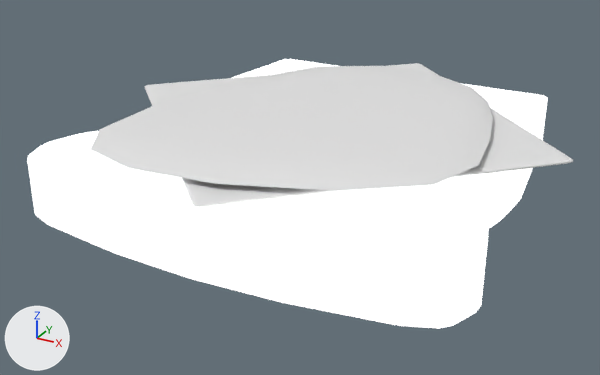
The Blender file UnityProject - AussieClassics/Assets/Models/VegemiteToast.blend: old version first, new version second.
One viewpoint serves both versions: a camera (50 mm lens) standing at (35.8, -71.9, 33.6) and looking at (-1.9, -3.4, -0.6). Lighting does not change. The marker at lower left points along +X, +Y and +Z.

In view in the first picture: 'BreadSlice', 'Cheese', 'Vegemite'.
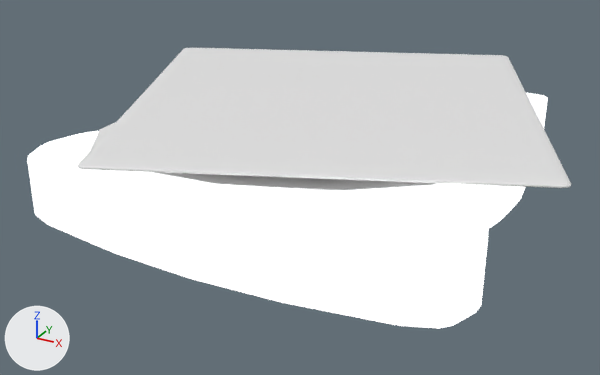
Diff of the bpy script that builds the scene:
```diff
--- a/UnityProject - AussieClassics/Assets/Models/VegemiteToast.blend.py
+++ b/UnityProject - AussieClassics/Assets/Models/VegemiteToast.blend.py
@@ me_cube_002 @@
 me_cube_002.from_pydata(...)  # 1089 vertices, 1024 faces; spans x -2.42..2.42, y -2.42..2.42, z 0.6
 # used by ob_cheese; location = (0.0, 0.0, 0.29); scale = (10.0, 10.0, 10.0)
+# me_cube_002 part 1: the whole mesh is turned -21.9 degrees about the z axis through its middle and scaled by 1.16
@@ ob_cheese @@
 ob_cheese = bpy.data.objects.new('Cheese', me_cube_002)
-ob_cheese.location = (0.0, 0.0, 0.29)
+ob_cheese.location = (0.0, 0.0, 2.17)
 ob_cheese.scale = (10.0, 10.0, 10.0)
```

Location of each change, (x1, y1, x2, y2) in pixels of the pictures (600 x 375 px):
'Cheese', mesh turned, moved: before (145, 63, 573, 207); after (77, 48, 571, 188)
'Vegemite', unchanged, covered by the edit: before (90, 66, 493, 191); after (90, 122, 437, 191)
